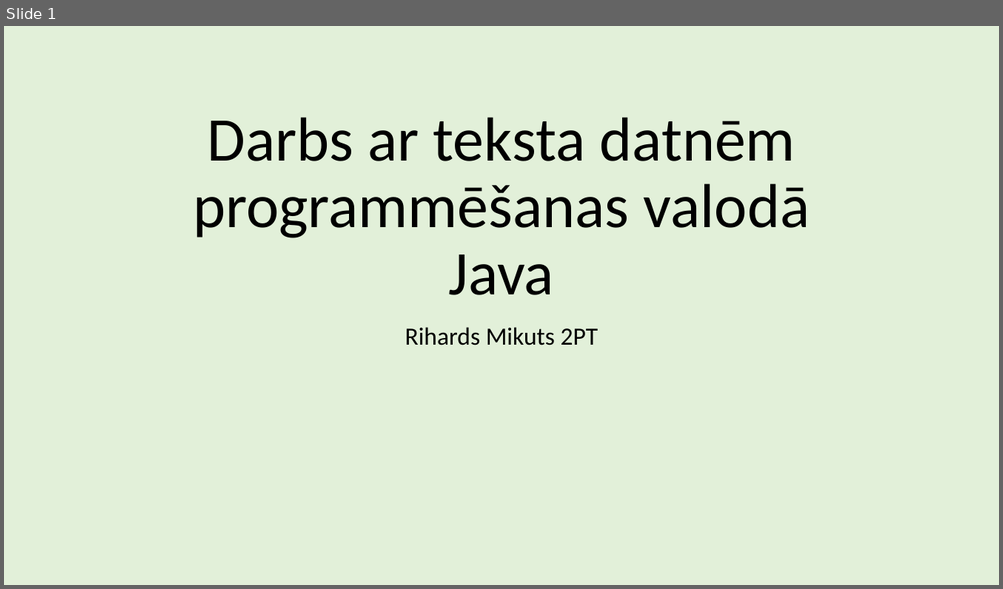
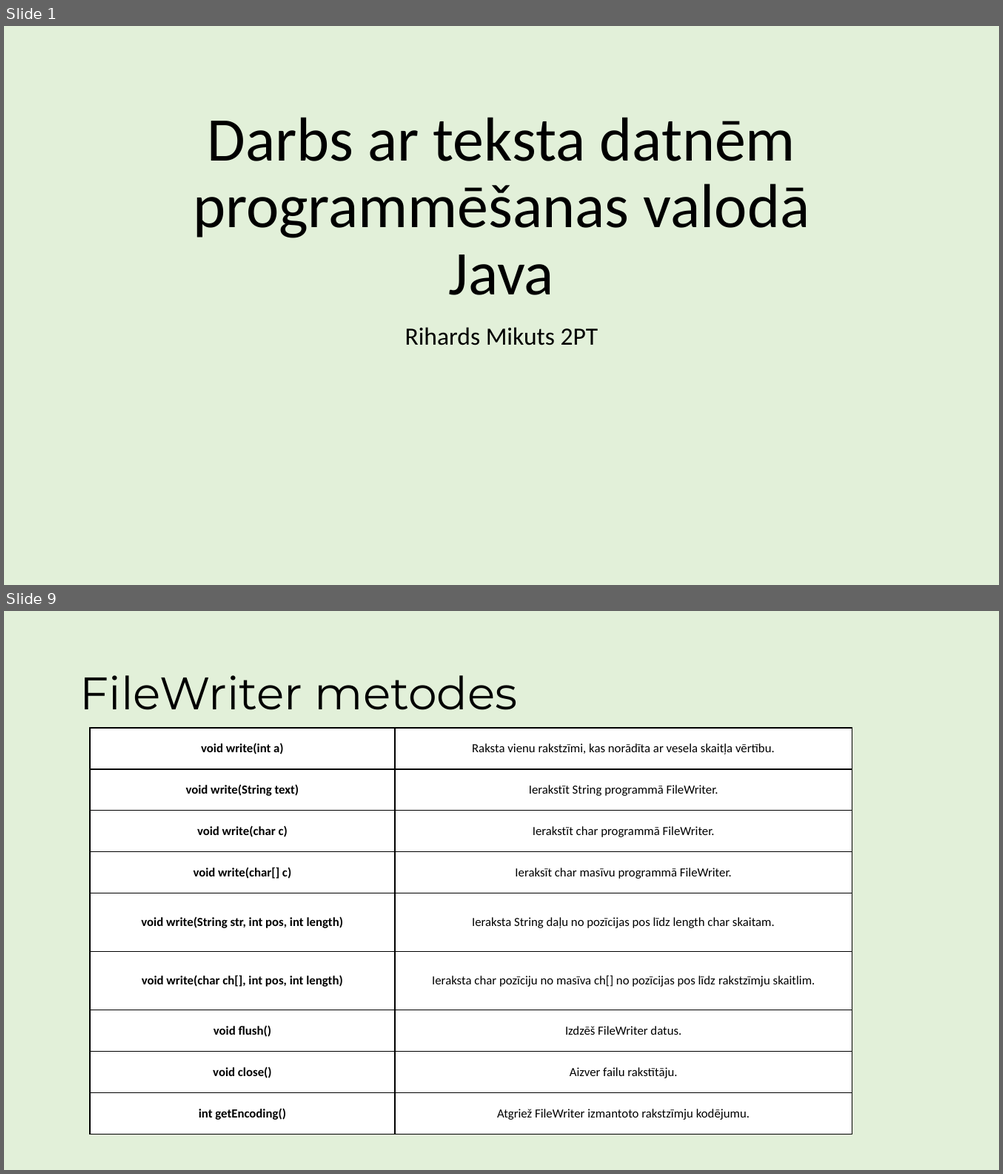
Before and after one commit to ricciss/TekstaDatnes, a slide deck: MacibuMaterials.pptx. Shown one above the other, each under a label of ours: slide 1 before the commit, slides 1 and 9 after it; the slides between them are not shown. The pictures are 1003x589 and 1003x1174 pixels, drawn with LibreOffice and Linux fonts; fonts in the diff are those of the drawing. Boxes give left, top, right and bottom in pixels: in the first picture for what was removed or moved away, otherwise in the second. Text is boxed around its words. In the diff, an @@ line names an element or a change of style, - is before the commit and + after.

Commit message:
Izveidota informācija par pakotni un FileWriter

```diff
--- a/MacibuMaterials.pptx
+++ b/MacibuMaterials.pptx
@@ slide 9 added at [4,611,999,1170], background #E2F0D9 @@
@@ title added at [79,675,518,710], 44 pt, text #000000 @@
+FileWriter metodes
@@ table added at [90,728,852,1135], 9 rows, 2 columns @@
+void write(int a) | Raksta vienu rakstzīmi, kas norādīta ar vesela skaitļa vērtību.
+void write(String text) | Ierakstīt String programmā FileWriter.
+void write(char c) | Ierakstīt char programmā FileWriter.
+void write(char[] c) | Ieraksīt char masīvu programmā FileWriter.
+void write(String str, int pos, int length) | Ieraksta String daļu no pozīcijas pos līdz length char skaitam.
+void write(char ch[], int pos, int length) | Ieraksta char pozīciju no masīva ch[] no pozīcijas pos līdz rakstzīmju skaitlim.
+void flush() | Izdzēš FileWriter datus.
+void close() | Aizver failu rakstītāju.
+int getEncoding() | Atgriež FileWriter izmantoto rakstzīmju kodējumu.
```
Also in this commit, not shown: 1 slide changed, 7 other slides added.
